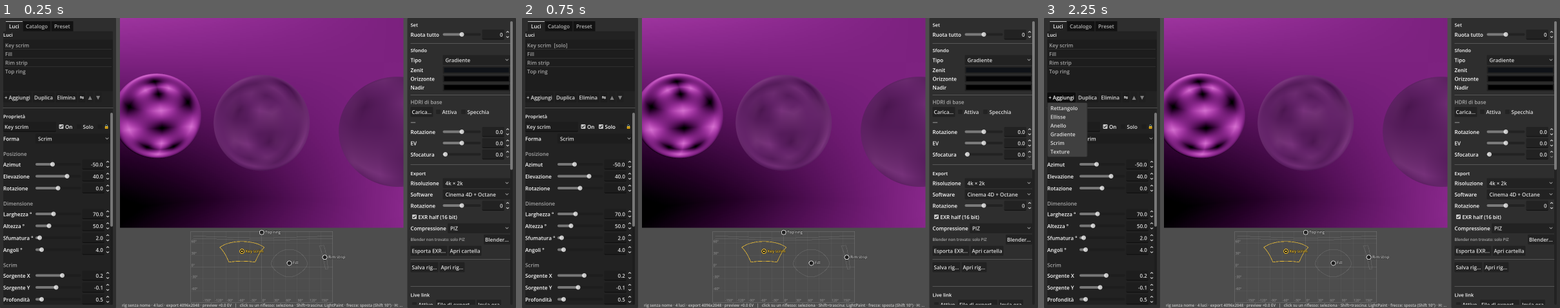
Above: before the commit, frames 1-3 (left to right).
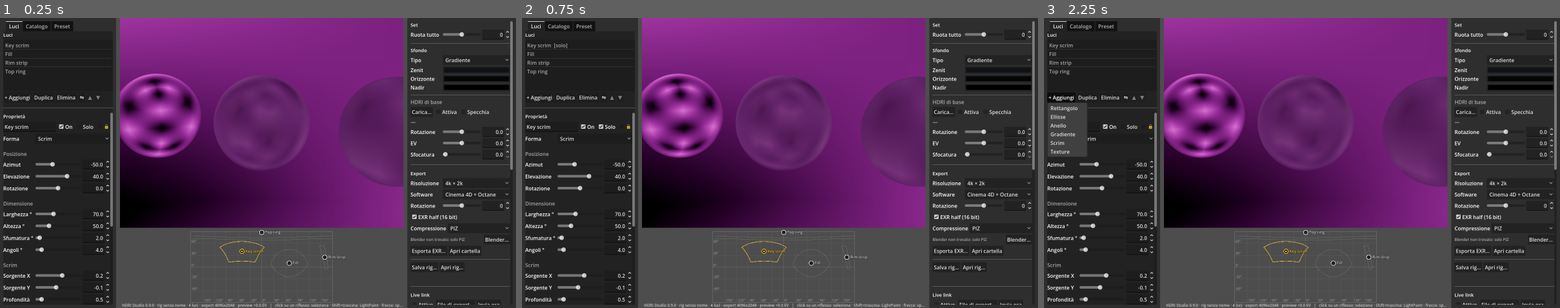
Above: after the commit, the same moments.

Repository: lignazio/hdri-studio
Game: Godot game, scene res://scenes/main.tscn
The game is run twice, just before and just after one commit, with the same random seed, the same clock (stepped at 60 frames per second) and the same inputs.
Inputs:
- Up to frame 1 (0.25 s): no input
- Up to frame 2 (0.75 s): click "Solo" at 0.5 s
- Up to frame 3 (2.25 s): click "Solo" at 1.25 s; click "+ Aggiungi" at 2 s

The runs differ from the first frame. In frame 1, 0.3% of the frame differs, in the area x 23-78%, y 98-100%; in frame 2, 0.3%; in frame 3, 0.3%.
Error in both runs: Assertion failed: RenderingDevice non disponibile (headless?) (res://bake/baker.gd:47)

Commit message:
Licenza MIT, versione nell'app e nel titolo, guida con le istruzioni per gli archivi delle release, tools/release.sh
Co-Authored-By: Claude Opus 5 <noreply@anthropic.com>

Diff:
--- a/hdri_studio/project.godot
+++ b/hdri_studio/project.godot
@@ -7,6 +7,7 @@
 [application]
 
 config/name="HDRI Studio"
+config/version="0.9.0"
 run/main_scene="res://scenes/main.tscn"
 config/features=PackedStringArray("4.7", "Forward Plus")
 
--- a/hdri_studio/scenes/main.gd
+++ b/hdri_studio/scenes/main.gd
@@ -67,8 +67,17 @@
 const LIVE_FAST_WINDOW_MS := 1500
 
 
+const VERSION_FALLBACK := "dev"
+
+
+static func app_version() -> String:
+	var v: String = ProjectSettings.get_setting("application/config/version", "")
+	return v if v != "" else VERSION_FALLBACK
+
+
 func _ready() -> void:
 	set_anchors_and_offsets_preset(Control.PRESET_FULL_RECT)
+	get_window().title = "HDRI Studio %s" % app_version()
 	baker = HdriBaker.new(false)
 	baker.supersample = 1
 	baker.set_resolution(PREVIEW_RES.x, PREVIEW_RES.y)
@@ -638,8 +647,8 @@
 		var c := _map_value(_hover_az, _hover_el)
 		if c != Color.TRANSPARENT:
 			hover += " · RGB %.3f %.3f %.3f" % [c.r, c.g, c.b]
-	status.text = "  %s · %d luci · export %dx%d · preview %+.1f EV%s   |   click su un riflesso: seleziona · Shift+trascina: LightPaint · frecce: sposta (Shift 10°) · H: on/off · ⌘D duplica · Canc elimina · ⌘Z undo" % [
-		name, rig.lights.size(), rig.resolution.x, rig.resolution.y, _preview_ev, hover]
+	status.text = "  HDRI Studio %s · %s · %d luci · export %dx%d · preview %+.1f EV%s   |   click su un riflesso: seleziona · Shift+trascina: LightPaint · frecce: sposta (Shift 10°) · H: on/off · ⌘D duplica · Canc elimina · ⌘Z undo" % [
+		app_version(), name, rig.lights.size(), rig.resolution.x, rig.resolution.y, _preview_ev, hover]
 
 
 func _apply_clipping() -> void:
Not shown, changed: GUIDA.md
Not shown, added: LICENSE
Not shown, added: tools/release.sh
